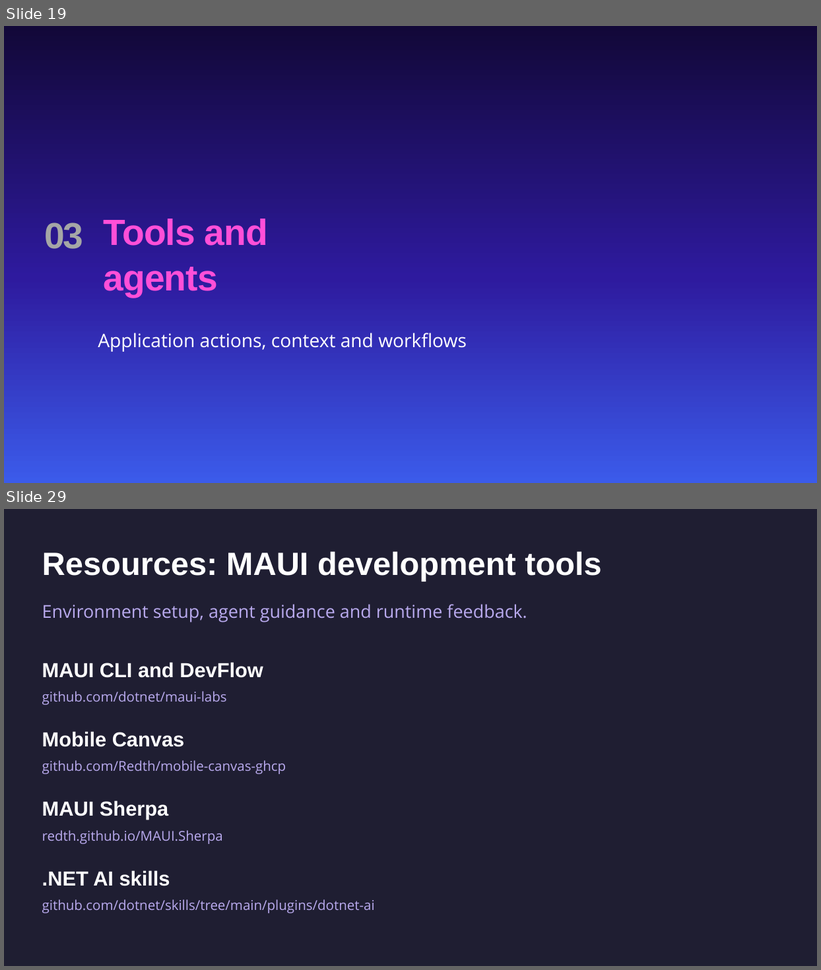
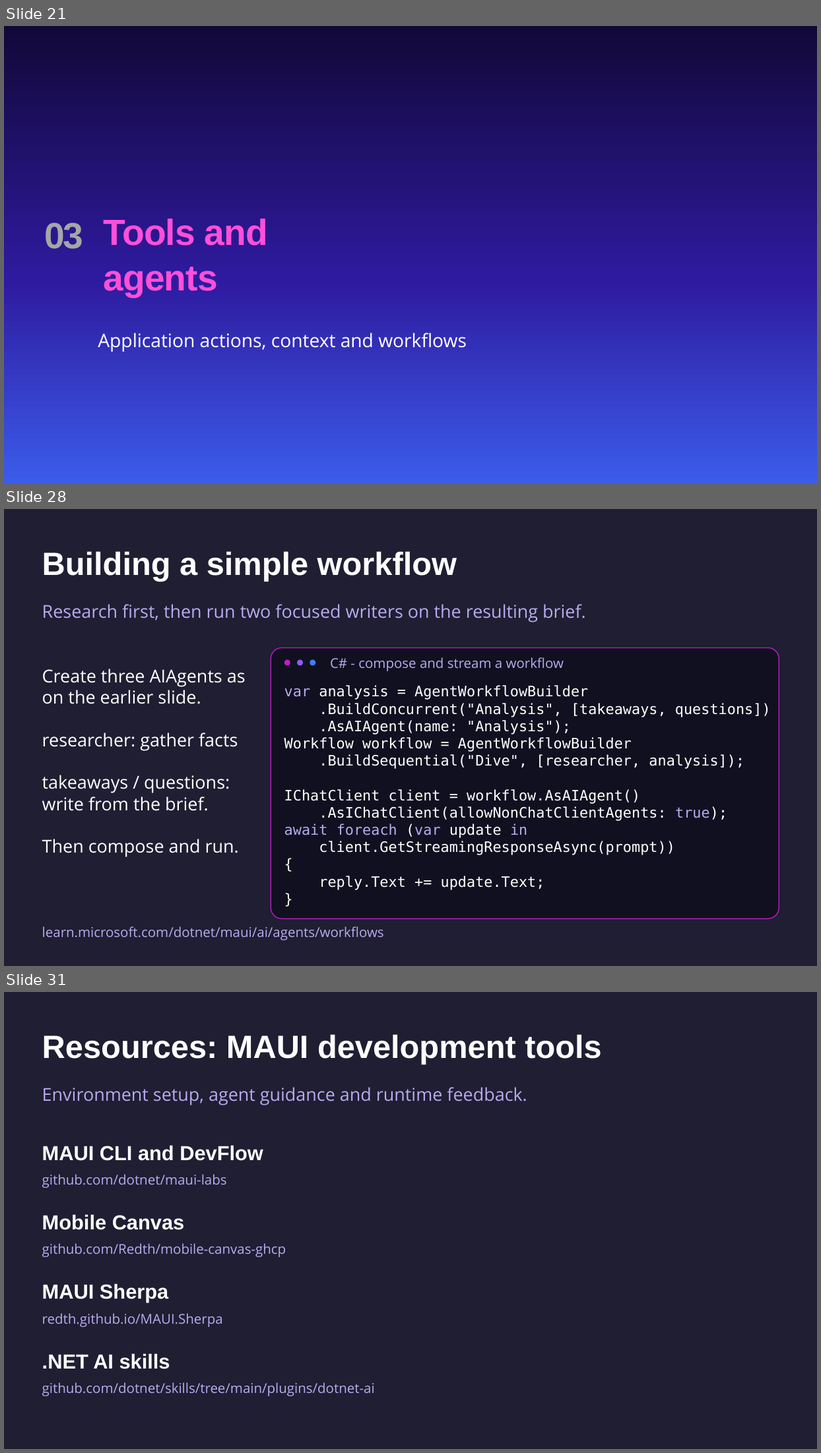
Before and after one commit to mattleibow/dotnetconf2026, a slide deck: slides.pptx. Shown one above the other, each under a label of ours: slides 19 and 29 before the commit, slides 21, 28 and 31 after it; the slides between them are not shown. The pictures are 821x970 and 821x1453 pixels, drawn with LibreOffice and Linux fonts; fonts in the diff are those of the drawing; background and template pictures are left out. Boxes give left, top, right and bottom in pixels: in the first picture for what was removed or moved away, otherwise in the second. Text is boxed around its words. In the diff, an @@ line names an element or a change of style, - is before the commit and + after.

```diff
--- a/slides.pptx
+++ b/slides.pptx
@@ slide 28 added at bbox=[4, 509, 817, 966], background #1F1E32 @@
@@ text added at bbox=[42, 551, 457, 581], 38 pt, text #FFFFFF, bold @@
+Building a simple workflow
@@ text added at bbox=[42, 604, 586, 623], 21 pt, text #B9AAEE @@
+Research first, then run two focused writers on the resulting brief.
@@ rounded rectangle added at bbox=[271, 648, 780, 919], fill #111020, outline #512BD4 1 pt @@
@@ ellipse added at bbox=[284, 659, 290, 666], fill #C21DC6 @@
@@ ellipse added at bbox=[298, 659, 304, 666], fill #8B5CF6 @@
@@ ellipse added at bbox=[310, 659, 316, 666], fill #3B82F6 @@
@@ text added at bbox=[330, 657, 564, 671], 16 pt, text #B9AAEE @@
+C# - compose and stream a workflow
@@ text added at bbox=[42, 669, 246, 857], 21 pt, text #FFFFFF @@
+Create three AIAgents as on the earlier slide.
+researcher: gather facts
+takeaways / questions: write from the brief.
+Then compose and run.
@@ text added at bbox=[284, 685, 771, 890], 17 pt, text #FFFFFF @@
+var analysis = AgentWorkflowBuilder
+.BuildConcurrent("Analysis", [takeaways, questions])
+.AsAIAgent(name: "Analysis");
+Workflow workflow = AgentWorkflowBuilder
+.BuildSequential("Dive", [researcher, analysis]);
+IChatClient client = workflow.AsAIAgent()
+.AsIChatClient(allowNonChatClientAgents: true);
+await foreach (var update in
+client.GetStreamingResponseAsync(prompt))
+{
+reply.Text += update.Text;
+}
@@ text added at bbox=[42, 927, 384, 941], 16 pt, text #B9AAEE @@
+learn.microsoft.com/dotnet/maui/ai/agents/workflows
@@ what was slide 19 is now slide 21 @@
@@ what was slide 29 is now slide 31 @@
```
Also in this commit, not shown: 25 slides changed, 4 other slides added, 3 slides removed.
